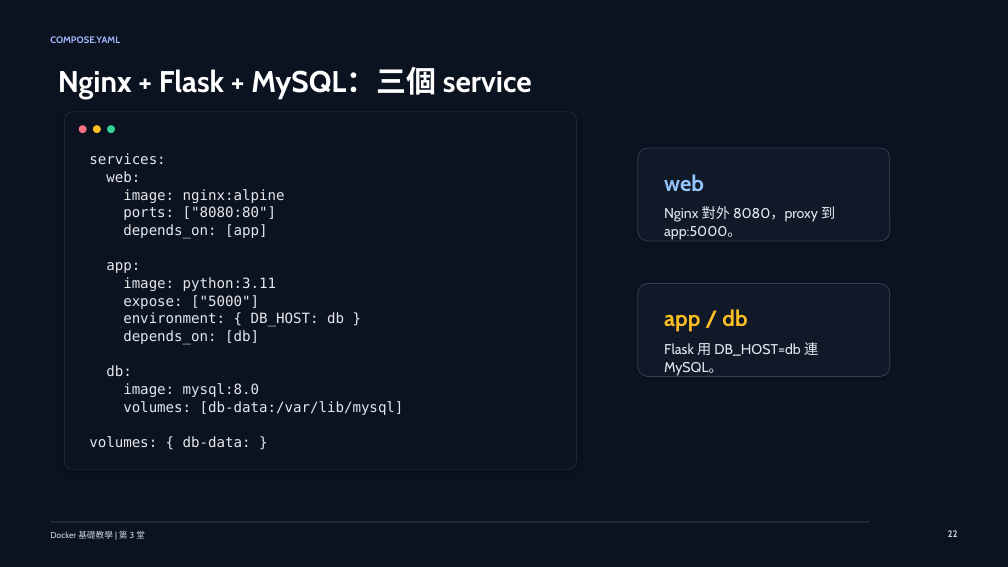
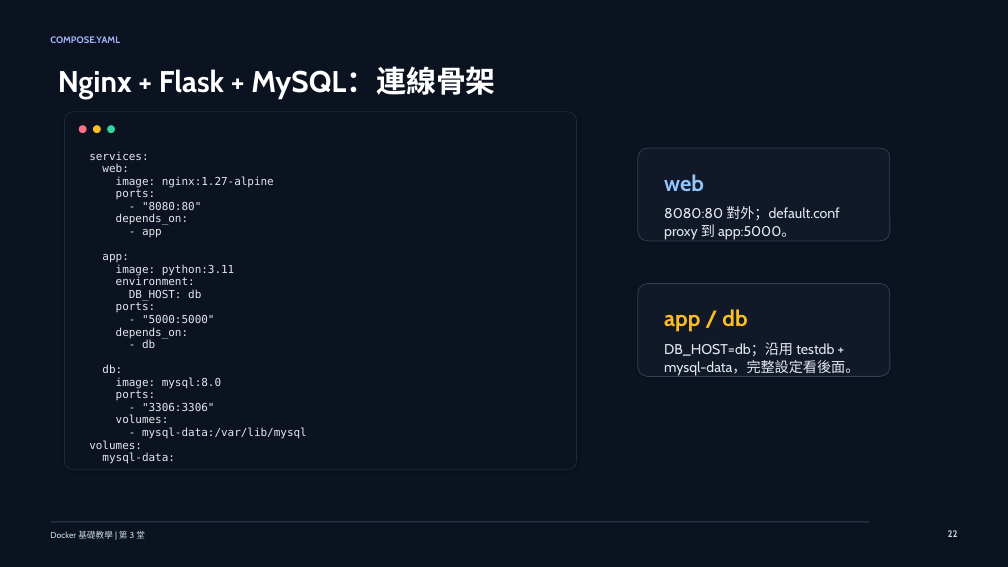
Before and after one commit to lalalalaluk/docker-practice, a slide deck: slide 30 of slides/docker-session3-mysql-compose.pptx (slide 29 before the commit). Drawn at 1008x567 pixels with LibreOffice and Linux fonts; fonts in the diff are those of the drawing. Boxes give left, top, right and bottom in pixels: in the first picture for what was removed or moved away, otherwise in the second. Text is boxed around its words. In the diff, an @@ line names an element or a change of style, - is before the commit and + after.

```diff
--- a/slides/docker-session3-mysql-compose.pptx
+++ b/slides/docker-session3-mysql-compose.pptx
@@ text at (58,67,496,99): text changed @@
-Nginx + Flask + MySQL：三個 service
+Nginx + Flask + MySQL：連線骨架
@@ text at (89,151,235,389): size 13.5 to 10.5 pt in "services:", "web:", "app:", "image: python:3.11" and 2 more places; line spacing 1.04 to 0.95 @@
@@ text at (116,176,274,238): text changed; size 13.5 to 10.5 pt @@
-image: nginx:alpine
-ports: ["8080:80"]
-depends_on: [app]
+image: nginx:1.27-alpine
+ports:
+- "8080:80"
+depends_on:
+- app
@@ text at (664,206,840,240): text changed @@
-Nginx 對外 8080，proxy 到 app:5000。
+8080:80 對外；default.conf proxy 到 app:5000。
@@ text at (116,277,215,348): text changed; size 13.5 to 10.5 pt @@
-expose: ["5000"]
-environment: { DB_HOST: db }
-depends_on: [db]
+environment:
+DB_HOST: db
+ports:
+- "5000:5000"
+depends_on:
+- db
@@ text at (664,342,859,376): text changed @@
-Flask 用 DB_HOST=db 連 MySQL。
+DB_HOST=db；沿用 testdb + mysql-data，完整設定看後面。
@@ text at (89,390,307,464): text changed; size 13.5 to 10.5 pt @@
-volumes: [db-data:/var/lib/mysql]
-volumes: { db-data: }
+ports:
+- "3306:3306"
+volumes:
+- mysql-data:/var/lib/mysql
+volumes:
+mysql-data:
```
Also in this commit, not shown: 21 other slides changed, 4 other files.
